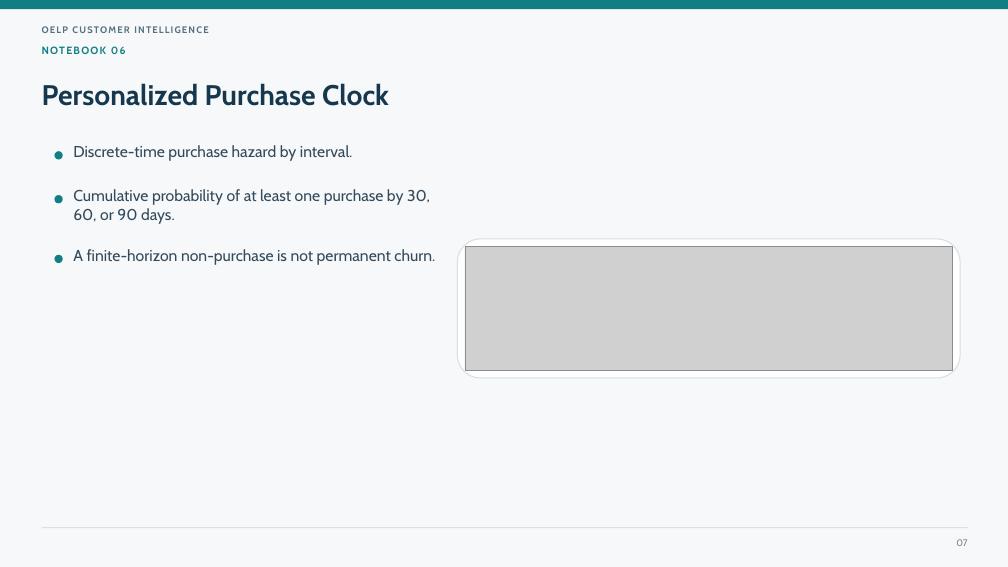
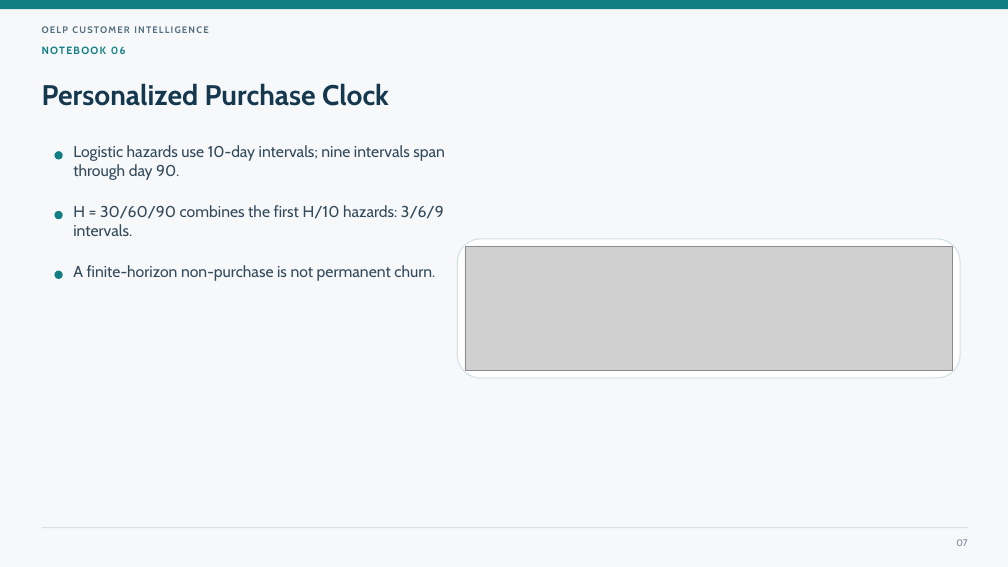
Before and after one commit to Punit-IITPKD/OELP_project, a slide deck: slide 7 of docs/submission/FINAL_PRESENTATION.pptx. Drawn at 1008x567 pixels with LibreOffice and Linux fonts; fonts in the diff are those of the drawing; grey boxes stand for pictures. Boxes give left, top, right and bottom in pixels: in the first picture for what was removed or moved away, otherwise in the second. Text is boxed around its words. In the diff, an @@ line names an element or a change of style, - is before the commit and + after.

```diff
--- a/docs/submission/FINAL_PRESENTATION.pptx
+++ b/docs/submission/FINAL_PRESENTATION.pptx
@@ text at <box>73,145,445,180</box>: text changed @@
-Discrete-time purchase hazard by interval.
+Logistic hazards use 10-day intervals; nine intervals span through day 90.
@@ text at <box>73,205,444,236</box>: text changed @@
-Cumulative probability of at least one purchase by 30, 60, or 90 days.
+H = 30/60/90 combines the first H/10 hazards: 3/6/9 intervals.
@@ 2 ellipses, 1 text: place and size @@
-2 ellipses, 1 text at <box>54,195,435,265</box>
+2 ellipses, 1 text at <box>54,211,435,281</box>
```
Also in this commit, not shown: 2 other slides changed, 15 other files.
